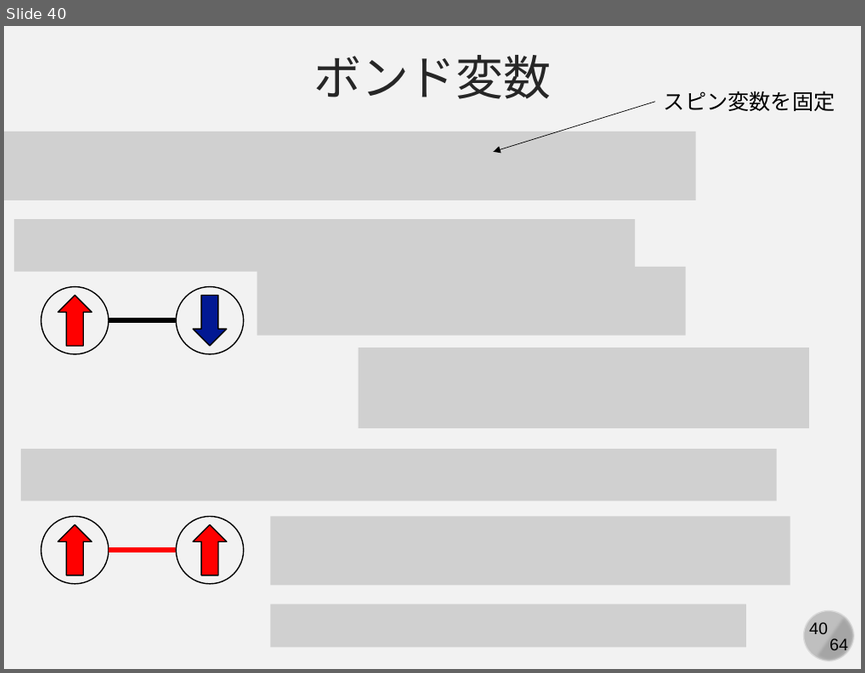
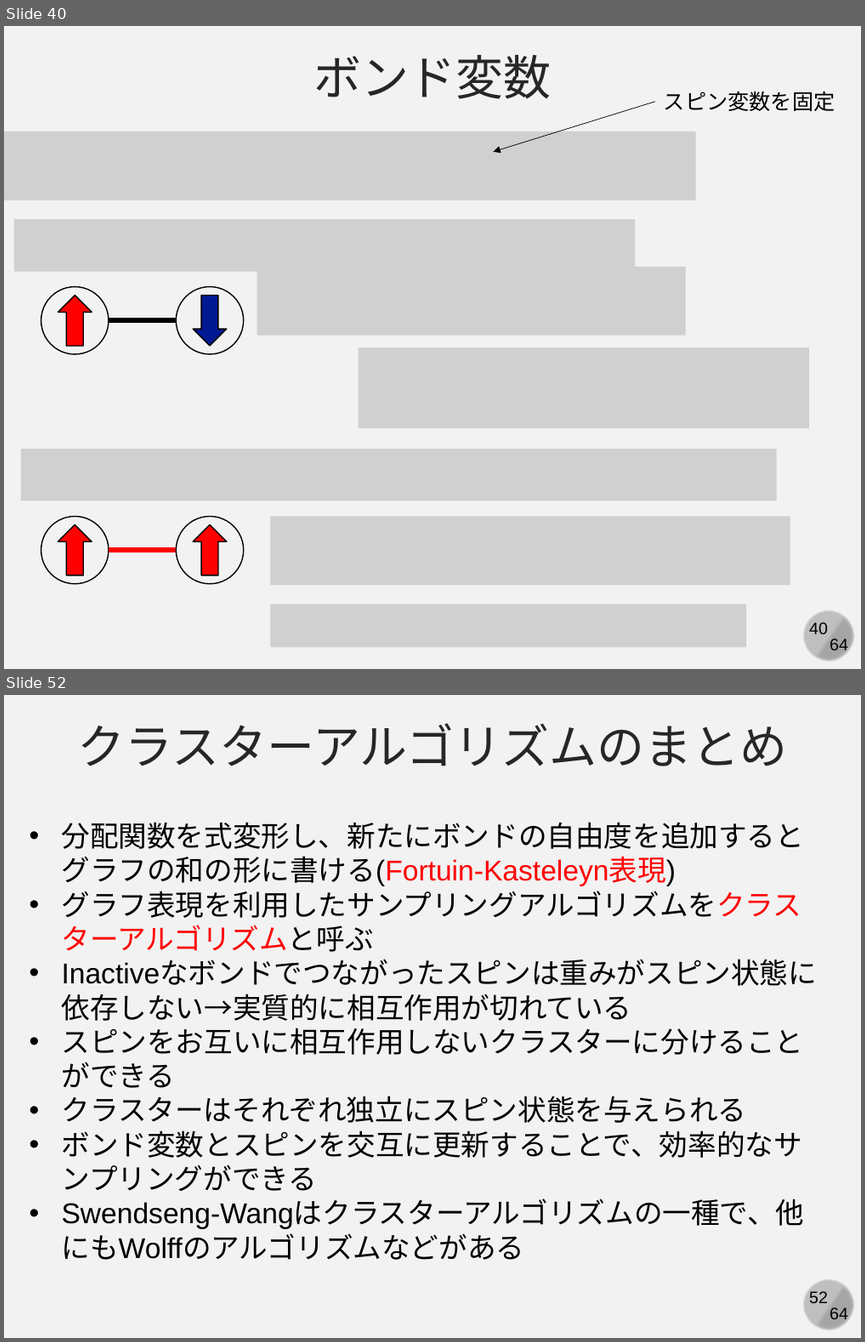
Before and after one commit to kaityo256/simulation_engineering, a slide deck: 04_mc_advanced/simulation04.pptx. Shown one above the other, each under a label of ours: slide 40 before the commit, slides 40 and 52 after it; the slides between them are not shown. The pictures are 865x673 and 865x1342 pixels, drawn with LibreOffice and Linux fonts; fonts in the diff are those of the drawing; grey boxes stand for pictures. Boxes give left, top, right and bottom in pixels: in the first picture for what was removed or moved away, otherwise in the second. Text is boxed around its words. In the diff, an @@ line names an element or a change of style, - is before the commit and + after.

```diff
--- a/04_mc_advanced/simulation04.pptx
+++ b/04_mc_advanced/simulation04.pptx
@@ slide 52 added at (4,695,861,1338), background #F2F2F2; not listed: 4 template elements that a slide beside it also shows @@
@@ text added at (78,723,787,766), 40 pt, text #262626 @@
+クラスターアルゴリズムのまとめ
@@ text added at (62,822,805,1259), 24 pt, text #000000 @@
+• 分配関数を式変形し、新たにボンドの自由度を追加するとグラフの和の形に書ける(Fortuin-Kasteleyn表現)
+• グラフ表現を利用したサンプリングアルゴリズムをクラスターアルゴリズムと呼ぶ
+• Inactiveなボンドでつながったスピンは重みがスピン状態に依存しない→実質的に相互作用が切れている
+• スピンをお互いに相互作用しないクラスターに分けることができる
+• クラスターはそれぞれ独立にスピン状態を与えられる
+• ボンド変数とスピンを交互に更新することで、効率的なサンプリングができる
+• Swendseng-Wangはクラスターアルゴリズムの一種で、他にもWolffのアルゴリズムなどがある
```
Also in this commit, not shown: 1 slide changed, 11 other slides added.
